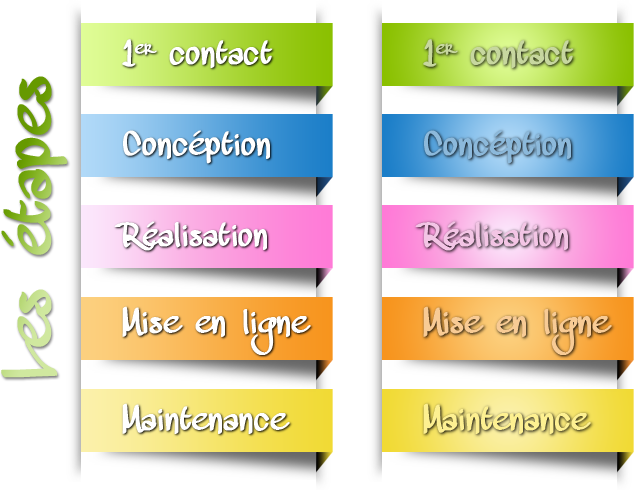
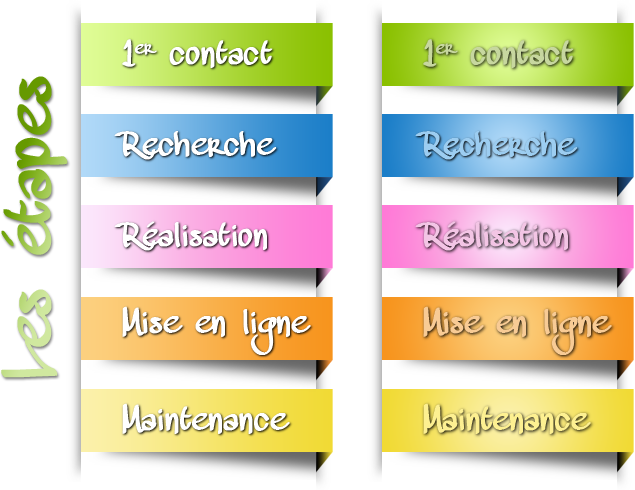
Layer changes from the first 635x490 image to the second:
renamed "Concéption" to "Recherche", painted on it over [114, 130, 277, 164]
renamed "Concéption" to "Recherche", painted on it over [113, 129, 279, 167]
renamed "Concéption" to "Recherche", painted on it over [415, 130, 578, 164]
renamed "Concéption" to "Recherche", painted on it over [414, 128, 580, 168]
